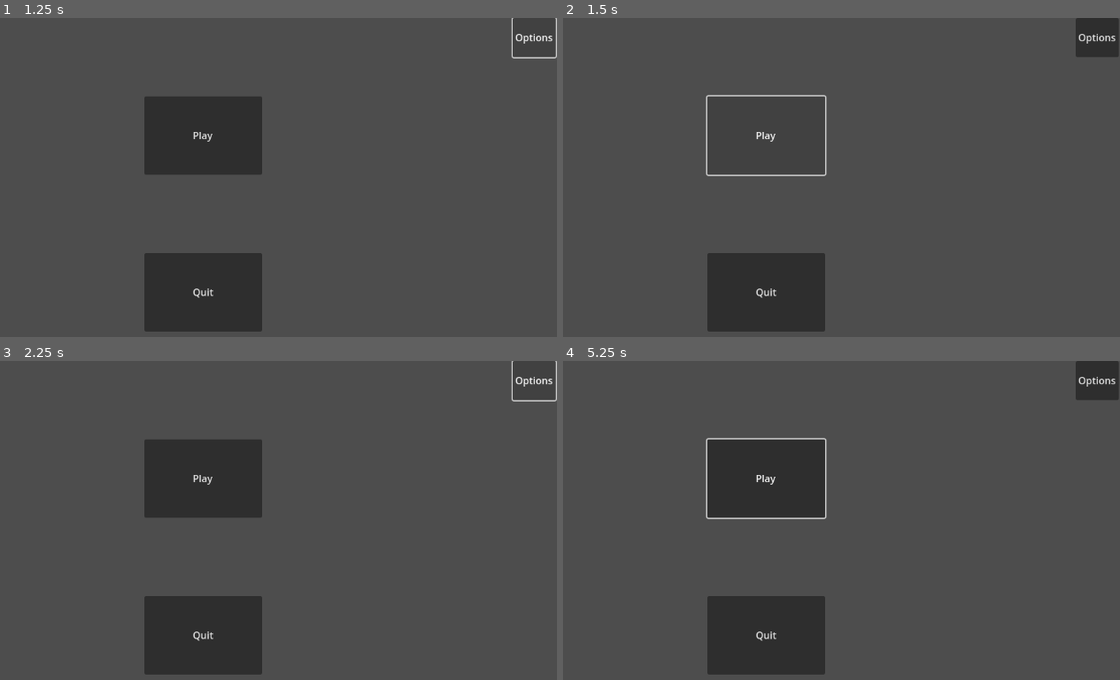
Above: before the commit, frames 1-4 (two rows, left to right).
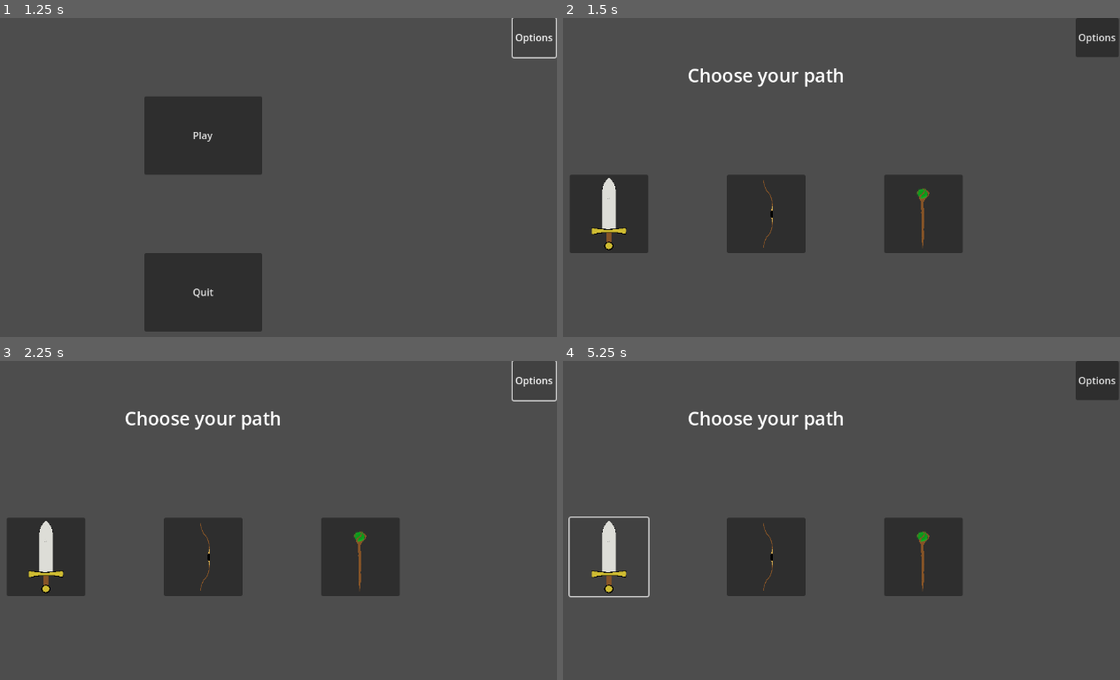
Above: after the commit, the same moments.

Repository: zreynolds91/ActionRoguelike
Game: Godot game, scene res://start_screen.tscn
Two runs of this game, one before a commit and one after it. Both use one fixed random seed, a clock stepped at 60 frames per second and the inputs below.
Inputs (mouse positions are in pixels of both pictures, inside the frame that each line leads up to):
- Up to frame 1 (1.25 s): click "Options" at 0.5 s
- Up to frame 2 (1.5 s): click "Play" at 1.25 s
- Up to frame 3 (2.25 s): click "Options" at 2 s
- Up to frame 4 (5.25 s): click (763, 479) at 2.75 s, where only the run before the commit has a clickable "Play"; click (925, 555) at 3.52 s; click (763, 555) at 4.27 s; click (607, 555) at 5.02 s

Frame 1 is identical in both runs. In frame 2, 16% of the frame differs, in the area x 1-72%, y 15-99%; in frame 3, 21%; in frame 4, 19%.
Error after the commit: Parse Error: Expected indented block after function declaration. (res://options.gd:4)

Commit message:
More start screen and options button changes

Diff:
--- a/Class Select/class_select_button.tscn
+++ b/Class Select/class_select_button.tscn
@@ -1,5 +1,8 @@
-[gd_scene format=3 uid="uid://bssb3eysxbxas"]
+[gd_scene load_steps=2 format=3 uid="uid://bssb3eysxbxas"]
+
+[ext_resource type="Script" path="res://Class Select/class_select_button.gd" id="1_hkjdr"]
 
 [node name="ClassSelectButton" type="Button"]
 offset_right = 128.0
 offset_bottom = 128.0
+script = ExtResource("1_hkjdr")
--- a/class_select.tscn
+++ b/class_select.tscn
@@ -21,12 +21,14 @@
 offset_top = 256.0
 offset_right = 896.0
 offset_bottom = 384.0
+script = null
 
 [node name="RangedSelectButton" parent="Buttons/ClassButtons" instance=ExtResource("3_k8pr4")]
 offset_left = 512.0
 offset_top = 256.0
 offset_right = 640.0
 offset_bottom = 384.0
+script = null
 
 [node name="MeleeSelectButton" parent="Buttons/ClassButtons" instance=ExtResource("4_k0fvy")]
 offset_left = 256.0
--- /dev/null
+++ b/options.gd
@@ -0,0 +1,4 @@
+extends Button
+
+
+func _on_pressed():
--- a/options.tscn
+++ b/options.tscn
@@ -1,4 +1,6 @@
-[gd_scene format=3 uid="uid://drbip8418e680"]
+[gd_scene load_steps=2 format=3 uid="uid://drbip8418e680"]
+
+[ext_resource type="Script" path="res://options.gd" id="1_1jq7p"]
 
 [node name="Options" type="Button"]
 offset_left = 56.0
@@ -6,3 +8,6 @@
 offset_right = 96.0
 offset_bottom = 64.0
 text = "Options"
+script = ExtResource("1_1jq7p")
+
+[connection signal="pressed" from="." to="." method="_on_pressed"]
--- /dev/null
+++ b/start_screen.gd
@@ -0,0 +1,9 @@
+extends Node2D
+
+
+func _on_play_pressed():
+	get_tree().change_scene_to_file("res://class_select.tscn")
+
+
+func _on_exit_pressed():
+	get_tree().quit()
--- a/start_screen.tscn
+++ b/start_screen.tscn
@@ -1,8 +1,10 @@
-[gd_scene load_steps=2 format=3 uid="uid://du6ypkhxsh0o3"]
+[gd_scene load_steps=3 format=3 uid="uid://du6ypkhxsh0o3"]
 
-[ext_resource type="PackedScene" uid="uid://drbip8418e680" path="res://options.tscn" id="1_gaiyg"]
+[ext_resource type="Script" path="res://start_screen.gd" id="1_5mus7"]
+[ext_resource type="PackedScene" uid="uid://drbip8418e680" path="res://options.tscn" id="2_a5fiv"]
 
 [node name="StartScreen" type="Node2D"]
+script = ExtResource("1_5mus7")
 
 [node name="ParallaxBackground" type="ParallaxBackground" parent="."]
 
@@ -20,7 +22,10 @@
 offset_bottom = 512.0
 text = "Quit"
 
-[node name="Options" parent="." instance=ExtResource("1_gaiyg")]
+[node name="Options" parent="." instance=ExtResource("2_a5fiv")]
 offset_left = 1080.0
 offset_top = 0.0
 offset_right = 1150.0
+
+[connection signal="pressed" from="Play" to="." method="_on_play_pressed"]
+[connection signal="pressed" from="Exit" to="." method="_on_exit_pressed"]
